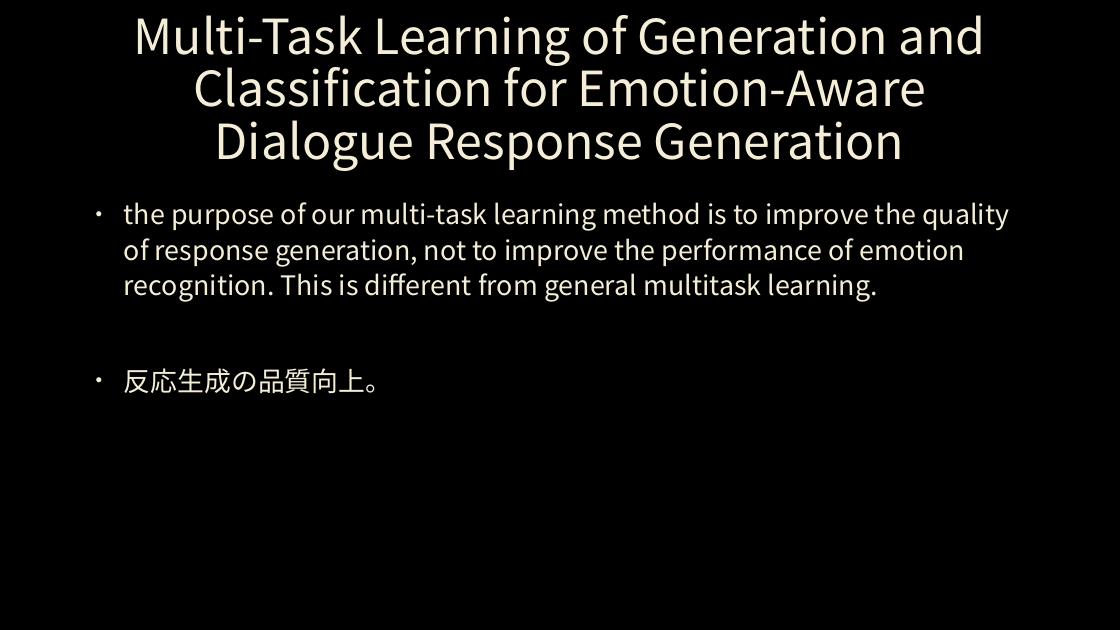
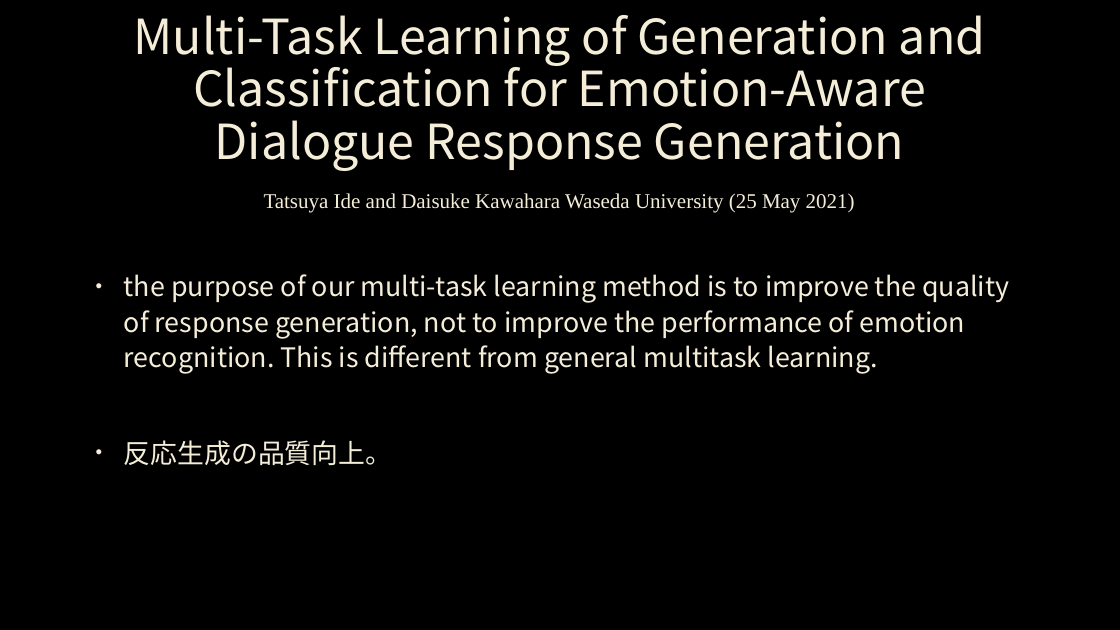
Before and after one commit to Sion1225/Study-Deeplearning-NLP, a slide deck: slide 2 of Presentation/ppt 7 thema.pptx. Drawn at 1120x630 pixels with LibreOffice and Linux fonts; fonts in the diff are those of the drawing; background and template pictures are left out. Boxes give left, top, right and bottom in pixels: in the first picture for what was removed or moved away, otherwise in the second. Text is boxed around its words. In the diff, an @@ line names an element or a change of style, - is before the commit and + after.

```diff
--- a/Presentation/ppt 7 thema.pptx
+++ b/Presentation/ppt 7 thema.pptx
@@ text added at [264, 193, 855, 213], 18 pt, text #F4EDD8 @@
+Tatsuya Ide and Daisuke Kawahara Waseda University (25 May 2021)
@@ text "the purpose of our multi-task ...": place and size @@
-text "the purpose of our multi-task ..." at [124, 202, 1009, 393]
+text "the purpose of our multi-task ..." at [124, 274, 1009, 465]
```
